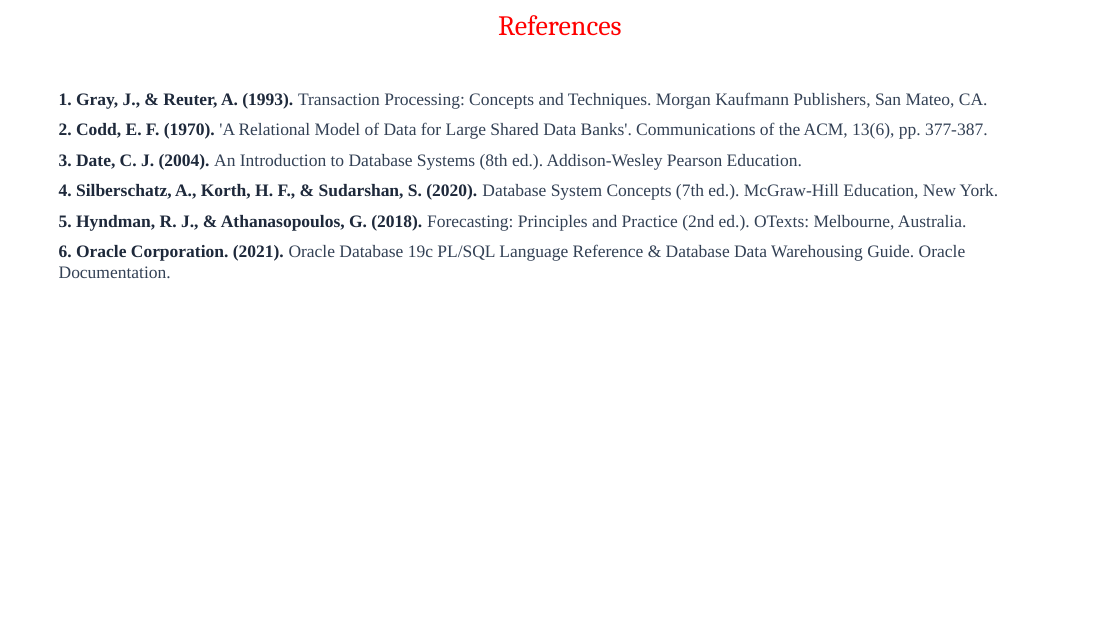
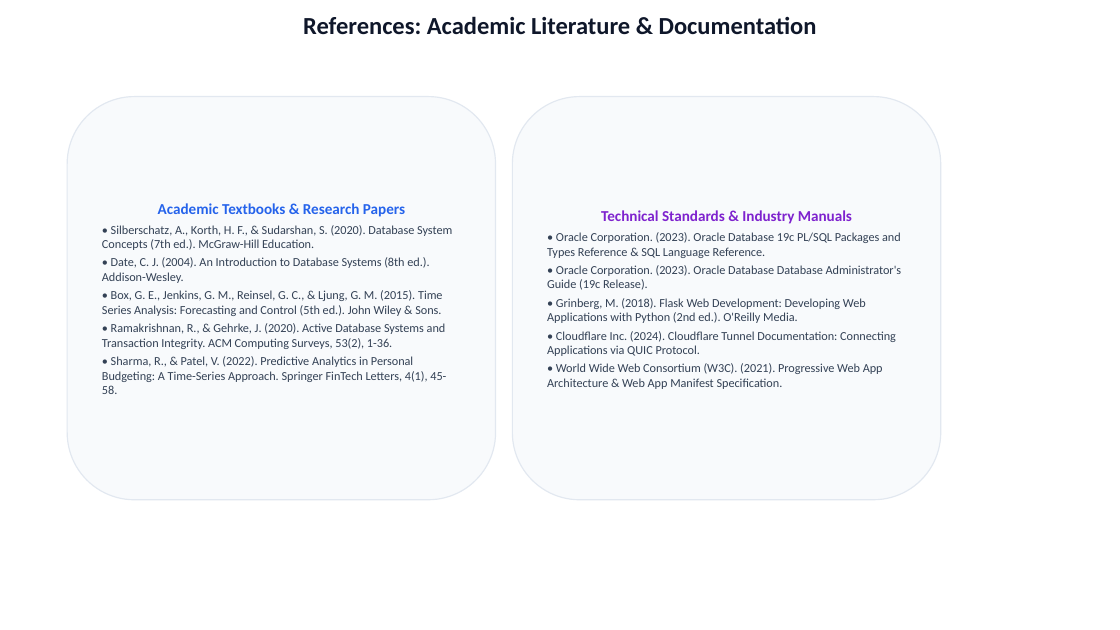
Before and after one commit to harshithchowdary999/Fintrack, a slide deck: slide 22 of FinTrack_Presentation.pptx (slide 9 before the commit). Drawn at 1120x630 pixels with LibreOffice and Linux fonts; fonts in the diff are those of the drawing; background and template pictures are left out. Boxes give left, top, right and bottom in pixels: in the first picture for what was removed or moved away, otherwise in the second. Text is boxed around its words. In the diff, an @@ line names an element or a change of style, - is before the commit and + after.

Commit message:
Expand presentation to 23 comprehensive academic slides with full DBMS architecture and implementation details

```diff
--- a/FinTrack_Presentation.pptx
+++ b/FinTrack_Presentation.pptx
@@ title at (x1=303, y1=16, x2=817, y2=35): text changed; size 24 to 21 pt; font Cambria to Calibri; text colour #FF0000 to #0F172A; bold on @@
-References
+References: Academic Literature & Documentation
@@ rounded rectangle "Academic Textbooks & Research Papers" resized from (x1=59, y1=92, x2=999, y2=278) to (x1=67, y1=97, x2=496, y2=500) @@
@@ rounded rectangle "Academic Textbooks & Research Papers" at (x1=67, y1=97, x2=496, y2=500): vertical alignment top to middle; fill none to #F8FAFC; outline none to #E2E8F0 1 pt @@
@@ rounded rectangle added at (x1=513, y1=97, x2=941, y2=500), fill #F8FAFC, outline #E2E8F0 1 pt, 10.5 pt, text #334155 @@
+Technical Standards & Industry Manuals
+• Oracle Corporation. (2023). Oracle Database 19c PL/SQL Packages and Types Reference & SQL Language Reference.
+• Oracle Corporation. (2023). Oracle Database Database Administrator's Guide (19c Release).
+• Grinberg, M. (2018). Flask Web Development: Developing Web Applications with Python (2nd ed.). O'Reilly Media.
+• Cloudflare Inc. (2024). Cloudflare Tunnel Documentation: Connecting Applications via QUIC Protocol.
+• World Wide Web Consortium (W3C). (2021). Progressive Web App Architecture & Web App Manifest Specification.
@@ text in rounded rectangle at (x1=102, y1=203, x2=452, y2=394): text changed; size 15 to 10.5 pt; font Times New Roman to Calibri @@
-1. Gray, J., & Reuter, A. (1993). Transaction Processing: Concepts and Techniques. Morgan Kaufmann Publishers, San Mateo, CA.
-2. Codd, E. F. (1970). 'A Relational Model of Data for Large Shared Data Banks'. Communications of the ACM, 13(6), pp. 377-387.
-3. Date, C. J. (2004). An Introduction to Database Systems (8th ed.). Addison-Wesley Pearson Education.
-4. Silberschatz, A., Korth, H. F., & Sudarshan, S. (2020). Database System Concepts (7th ed.). McGraw-Hill Education, New York.
-5. Hyndman, R. J., & Athanasopoulos, G. (2018). Forecasting: Principles and Practice (2nd ed.). OTexts: Melbourne, Australia.
-6. Oracle Corporation. (2021). Oracle Database 19c PL/SQL Language Reference & Database Data Warehousing Guide. Oracle Documentation.
+Academic Textbooks & Research Papers
+• Silberschatz, A., Korth, H. F., & Sudarshan, S. (2020). Database System Concepts (7th ed.). McGraw-Hill Education.
+• Date, C. J. (2004). An Introduction to Database Systems (8th ed.). Addison-Wesley.
+• Box, G. E., Jenkins, G. M., Reinsel, G. C., & Ljung, G. M. (2015). Time Series Analysis: Forecasting and Control (5th ed.). John Wiley & Sons.
+• Ramakrishnan, R., & Gehrke, J. (2020). Active Database Systems and Transaction Integrity. ACM Computing Surveys, 53(2), 1-36.
+• Sharma, R., & Patel, V. (2022). Predictive Analytics in Personal Budgeting: A Time-Series Approach. Springer FinTech Letters, 4(1), 45-58.
```
Also in this commit, not shown: 2 other slides changed, 20 slides added, 7 slides removed.
